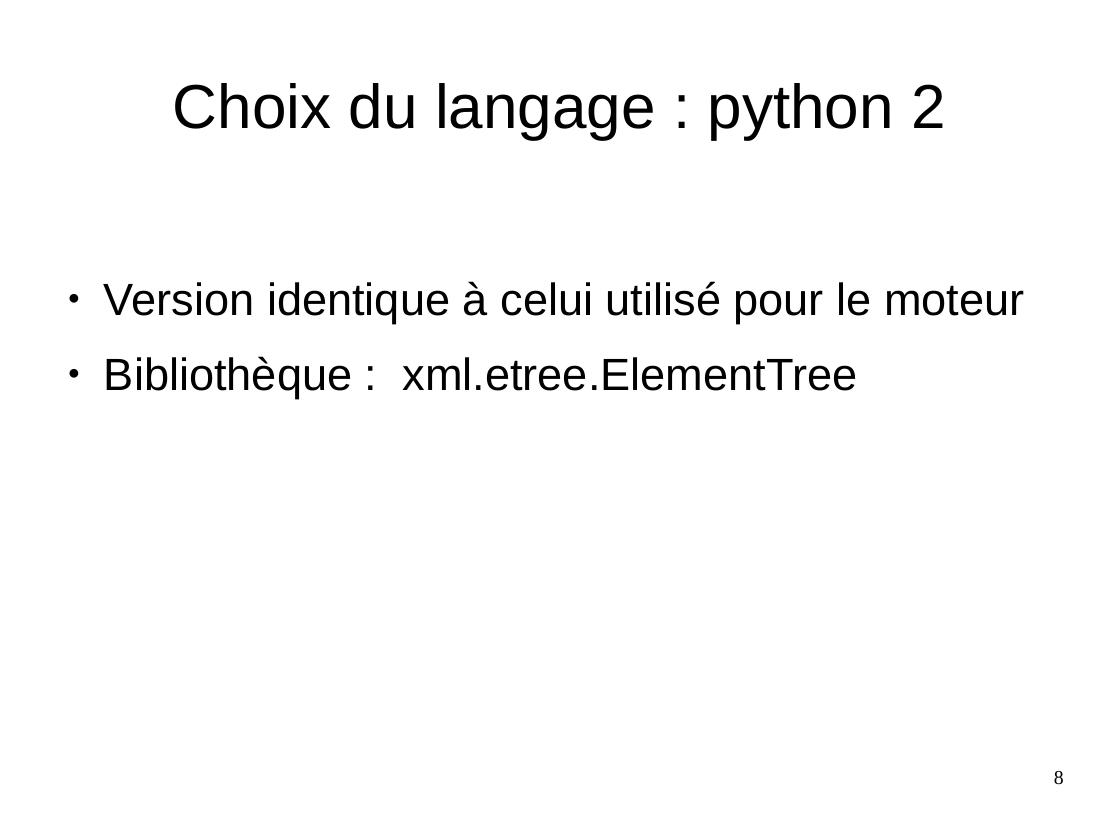
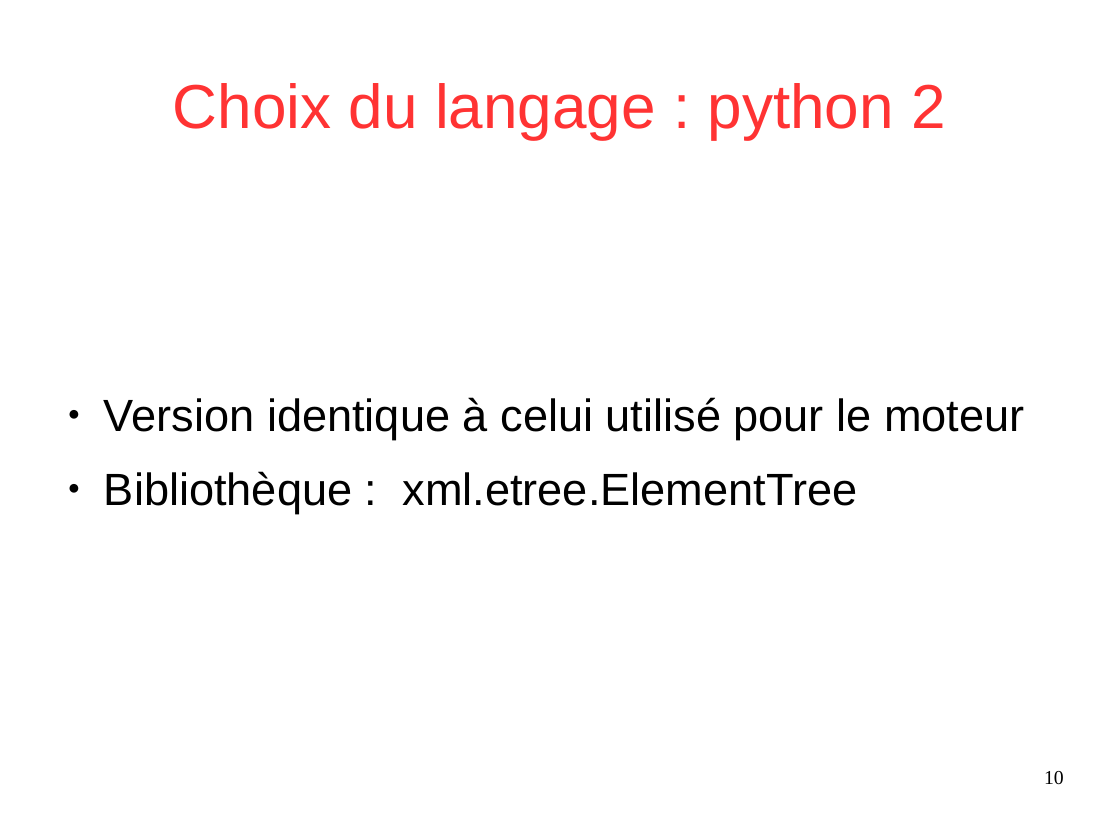
Before and after one commit to Sle3pingForest/StageL3, a slide deck: slide 10 of RapportDamien/presentation.odp (slide 8 before the commit). Drawn at 1120x840 pixels with LibreOffice and Linux fonts; fonts in the diff are those of the drawing. Boxes give left, top, right and bottom in pixels: in the first picture for what was removed or moved away, otherwise in the second. Text is boxed around its words. In the diff, an @@ line names an element or a change of style, - is before the commit and + after.

```diff
--- a/RapportDamien/presentation.odp
+++ b/RapportDamien/presentation.odp
@@ title "Choix du langage : python ..." at (x1=173, y1=83, x2=946, y2=139): text colour #000000 to #FF3333 @@
@@ text "Version identique à celui utilisé ..." at (x1=104, y1=397, x2=1024, y2=513): vertical alignment top to middle @@
@@ page number at (x1=1044, y1=771, x2=1064, y2=785): text changed @@
-8
+10
```
Also in this commit, not shown: 7 other slides changed, 4 slides added, 1 slide removed, 1 other file.
